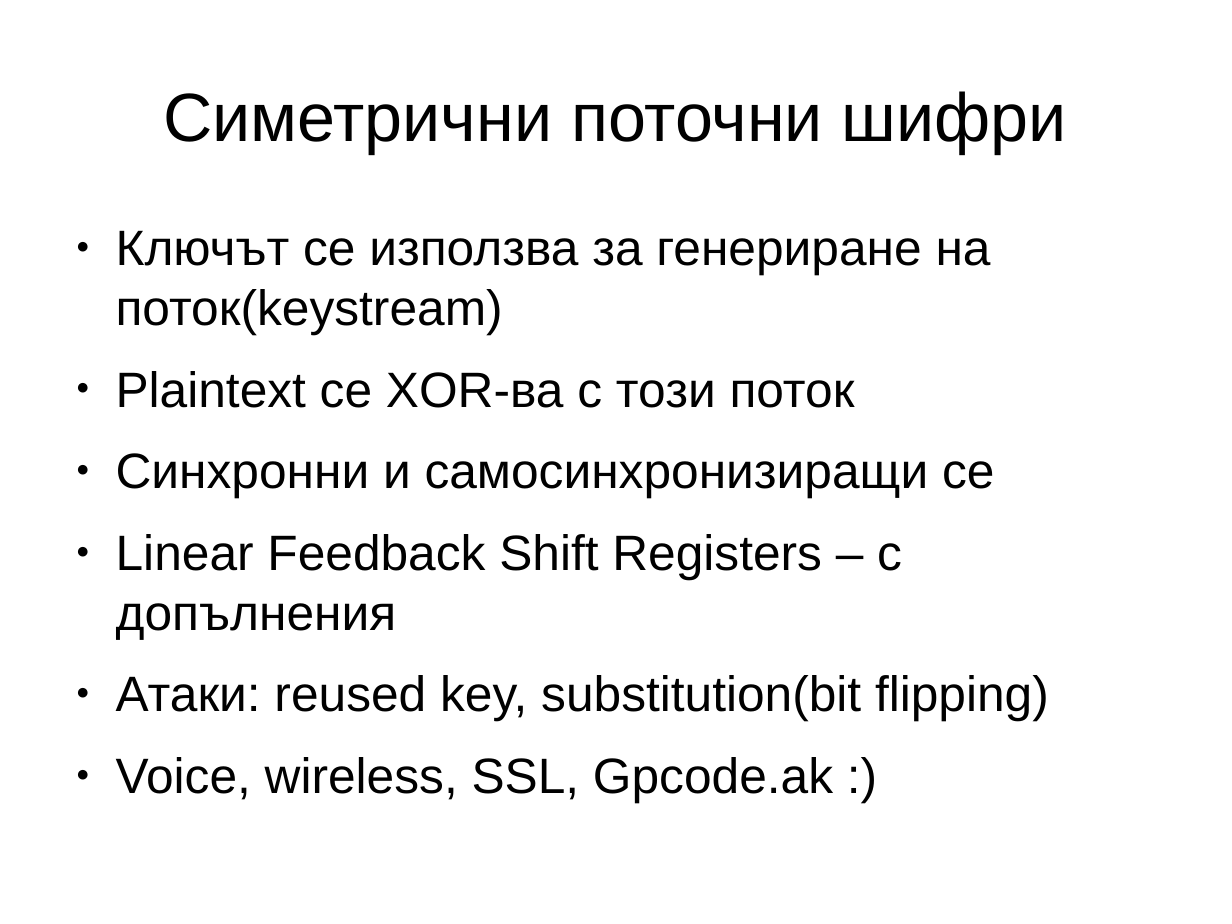
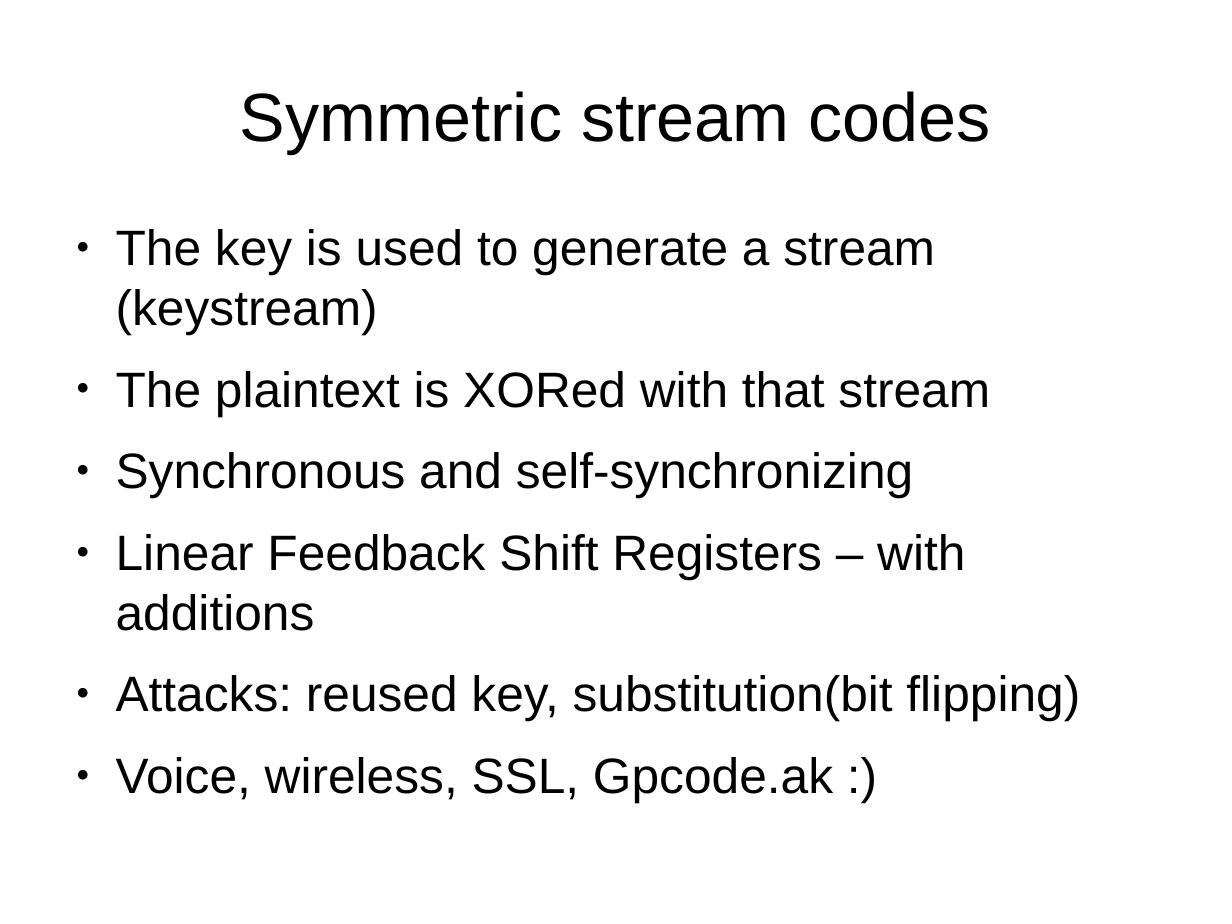
Before and after one commit to hackman/netsec1, a slide deck: slide 31 of presentations/cryptography.odp. Drawn at 1232x924 pixels with LibreOffice and Linux fonts; fonts in the diff are those of the drawing. Boxes give left, top, right and bottom in pixels: in the first picture for what was removed or moved away, otherwise in the second. Text is boxed around its words. In the diff, an @@ line names an element or a change of style, - is before the commit and + after.

```diff
--- a/presentations/cryptography.odp
+++ b/presentations/cryptography.odp
@@ title at (240, 91, 991, 153): text changed @@
-Симетрични поточни шифри
+Symmetric stream codes
@@ text at (116, 229, 1080, 721): text changed @@
-● Ключът се използва за генериране на поток(keystream)
-● Plaintext се XOR-ва с този поток
-● Синхронни и самосинхронизиращи се
-● Linear Feedback Shift Registers – с допълнения
-● Атаки: reused key, substitution(bit flipping)
+● The key is used to generate a stream (keystream)
+● The plaintext is XORed with that stream
+● Synchronous and self-synchronizing
+● Linear Feedback Shift Registers – with additions
+● Attacks: reused key, substitution(bit flipping)
```
Also in this commit, not shown: 31 other slides changed, 8 slides added, 8 slides removed.
